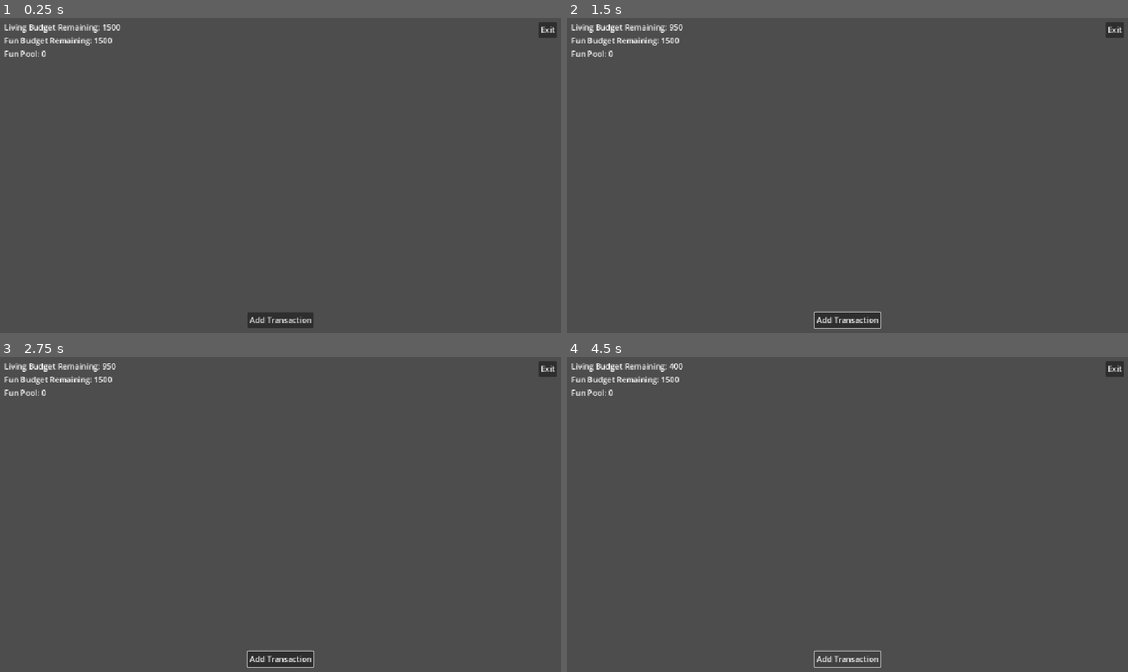
Above: before the commit, frames 1-4 (two rows, left to right).
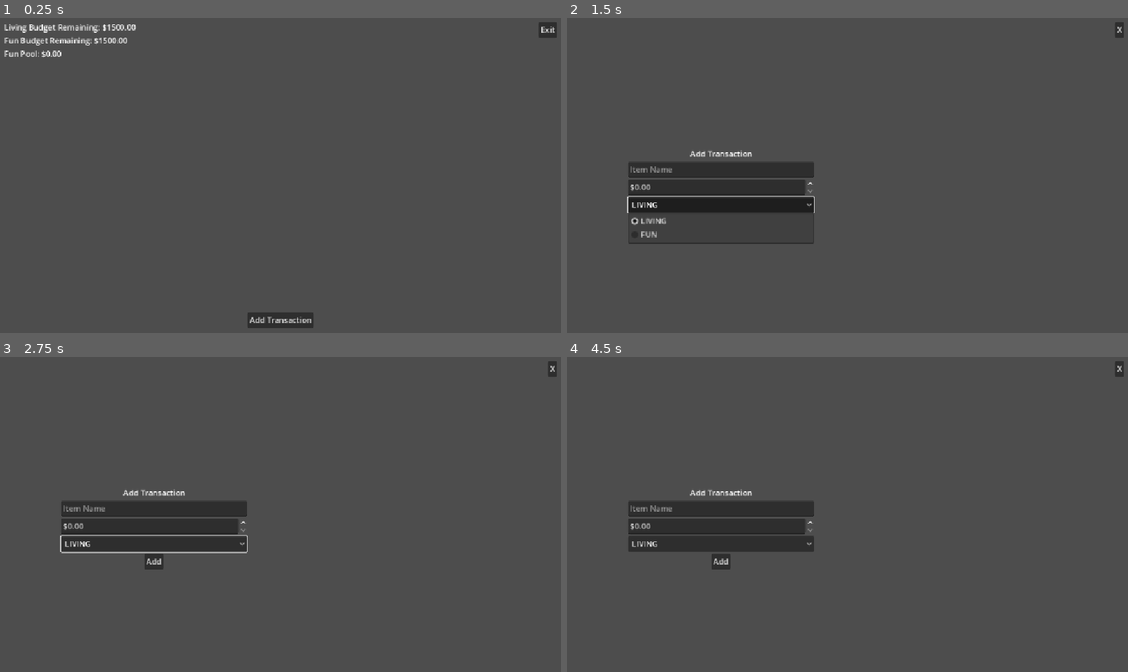
Above: after the commit, the same moments.

Repository: raymocao/booget-game
Game: Godot game, scene res://main.tscn
The game is run twice, just before and just after one commit, with the same random seed, the same clock (stepped at 60 frames per second) and the same inputs.
Inputs (mouse positions are in pixels of both pictures, inside the frame that each line leads up to):
- Up to frame 1 (0.25 s): no input
- Up to frame 2 (1.5 s): click "Add Transaction" at 0.5 s; click (718, 203) at 1.25 s, where only the run after the commit has a clickable "LIVING"
- Up to frame 3 (2.75 s): click (151, 561) at 2 s, where only the run after the commit has a clickable "Add"
- Up to frame 4 (4.5 s): click (1116, 369) at 2.75 s, where only the run after the commit has a clickable "X"; click (858, 520) at 3.5 s, where only the run before the commit has a clickable "Cancel"; click "Add Transaction" at 4.25 s

The runs differ from the first frame. In frame 1, 0.2% of the frame differs, in the area x 7-25%, y 2-13%; in frame 2, 6.4%, in the area x 0-99%, y 1-99%; in frame 3, 6.3%; in frame 4, 5.8%.

Commit message:
add add transaction functionality

Diff:
--- a/booget/hud.gd
+++ b/booget/hud.gd
@@ -5,6 +5,7 @@
 
 func _ready():
 	load_main_screen();
+	populate_categories();
 
 func load_main_screen():
 	$MainMarginContainer.show();
@@ -13,21 +14,29 @@
 	$MainMarginContainer/BudgetLabels/FP.show();
 	$MainMarginContainer/"Add Transaction".show();
 	$ExitMarginContainer.hide();
+	hide_menus();
+
+func hide_menus():
+	$MenuMarginContainer.hide();
+	$MenuMarginContainer/AddTransactionContainer.hide();
+
+func populate_categories():
+	for c in Main.BudgetCategory:
+		$MenuMarginContainer/AddTransactionContainer/VBoxContainer/CategoryOptionButton.add_item(c);
 
 func update_lb(num):
-	$MainMarginContainer/BudgetLabels/LB.text = "Living Budget Remaining: " + str(num);
+	$MainMarginContainer/BudgetLabels/LB.text = "Living Budget Remaining: $" + str("%0.2f" % num);
 
 func update_fb(num):
-	$MainMarginContainer/BudgetLabels/FB.text = "Fun Budget Remaining: " + str(num);
+	$MainMarginContainer/BudgetLabels/FB.text = "Fun Budget Remaining: $" + str("%0.2f" % num);
 
 func update_fp(num):
-	$MainMarginContainer/BudgetLabels/FP.text = "Fun Pool: " + str(num);
+	$MainMarginContainer/BudgetLabels/FP.text = "Fun Pool: $" + str("%0.2f" % num);
 
 func _on_add_transaction_pressed():
-	var transaction = Transaction.new();
-	transaction.transaction_amount = 550;
-	transaction.transaction_category = Main.BudgetCategory.LIVING;
-	add_transaction.emit(transaction);
+	$MainMarginContainer.hide();
+	$MenuMarginContainer.show();
+	$MenuMarginContainer/AddTransactionContainer.show();
 
 func _on_exit_pressed() -> void:
 	$MainMarginContainer.hide();
@@ -38,3 +47,13 @@
 
 func _on_exit_cancel_pressed() -> void:
 	load_main_screen();
+
+func _on_menu_close_button_pressed() -> void:
+	load_main_screen();
+
+func _on_confirm_transaction_button_pressed() -> void:
+	var transaction = Transaction.new();
+	transaction.transaction_name = $MenuMarginContainer/AddTransactionContainer/VBoxContainer/TransactionNameLineEdit.text
+	transaction.transaction_amount = $MenuMarginContainer/AddTransactionContainer/VBoxContainer/TransactionAmount.value;
+	transaction.transaction_category = Main.BudgetCategory.get($MenuMarginContainer/AddTransactionContainer/VBoxContainer/CategoryOptionButton.get_item_text($MenuMarginContainer/AddTransactionContainer/VBoxContainer/CategoryOptionButton.selected));
+	add_transaction.emit(transaction);
--- a/booget/hud.tscn
+++ b/booget/hud.tscn
@@ -1,6 +1,7 @@
-[gd_scene load_steps=2 format=3 uid="uid://7n2d3r8r2cg7"]
+[gd_scene load_steps=3 format=3 uid="uid://7n2d3r8r2cg7"]
 
 [ext_resource type="Script" uid="uid://h2qd0obe8jcf" path="res://hud.gd" id="1_64ctp"]
+[ext_resource type="Script" uid="uid://cokuux14hxsyf" path="res://transaction_amount.gd" id="2_64ctp"]
 
 [node name="HUD" type="CanvasLayer"]
 script = ExtResource("1_64ctp")
@@ -89,7 +90,73 @@
 size_flags_horizontal = 8
 text = "Cancel"
 
+[node name="MenuMarginContainer" type="MarginContainer" parent="."]
+visible = false
+anchors_preset = 15
+anchor_right = 1.0
+anchor_bottom = 1.0
+grow_horizontal = 2
+grow_vertical = 2
+theme_override_constants/margin_left = 12
+theme_override_constants/margin_top = 12
+theme_override_constants/margin_right = 12
+theme_override_constants/margin_bottom = 12
+
+[node name="AddTransactionContainer" type="Control" parent="MenuMarginContainer"]
+layout_mode = 2
+mouse_filter = 2
+
+[node name="VBoxContainer" type="VBoxContainer" parent="MenuMarginContainer/AddTransactionContainer"]
+layout_mode = 1
+anchors_preset = 8
+anchor_left = 0.5
+anchor_top = 0.5
+anchor_right = 0.5
+anchor_bottom = 0.5
+offset_left = -448.0
+offset_top = -39.0
+offset_right = -68.0
+offset_bottom = 97.0
+grow_horizontal = 2
+grow_vertical = 2
+
+[node name="AddTransactionLabel" type="Label" parent="MenuMarginContainer/AddTransactionContainer/VBoxContainer"]
+layout_mode = 2
+size_flags_horizontal = 4
+text = "Add Transaction"
+horizontal_alignment = 1
+
+[node name="TransactionNameLineEdit" type="LineEdit" parent="MenuMarginContainer/AddTransactionContainer/VBoxContainer"]
+layout_mode = 2
+size_flags_vertical = 4
+placeholder_text = "Item Name"
+
+[node name="TransactionAmount" type="SpinBox" parent="MenuMarginContainer/AddTransactionContainer/VBoxContainer"]
+layout_mode = 2
+max_value = 10000.0
+step = 0.01
+prefix = "$"
+script = ExtResource("2_64ctp")
+
+[node name="CategoryOptionButton" type="OptionButton" parent="MenuMarginContainer/AddTransactionContainer/VBoxContainer"]
+layout_mode = 2
+allow_reselect = true
+
+[node name="ConfirmTransactionButton" type="Button" parent="MenuMarginContainer/AddTransactionContainer/VBoxContainer"]
+layout_mode = 2
+size_flags_horizontal = 4
+size_flags_vertical = 4
+text = "Add"
+
+[node name="MenuCloseButton" type="Button" parent="MenuMarginContainer"]
+layout_mode = 2
+size_flags_horizontal = 8
+size_flags_vertical = 0
+text = "X"
+
 [connection signal="pressed" from="MainMarginContainer/Add Transaction" to="." method="_on_add_transaction_pressed"]
 [connection signal="pressed" from="MainMarginContainer/Exit" to="." method="_on_exit_pressed"]
 [connection signal="pressed" from="ExitMarginContainer/ExitVContainer/ExitHContainer/ExitConfirm" to="." method="_on_exit_confirm_pressed"]
 [connection signal="pressed" from="ExitMarginContainer/ExitVContainer/ExitHContainer/ExitCancel" to="." method="_on_exit_cancel_pressed"]
+[connection signal="pressed" from="MenuMarginContainer/AddTransactionContainer/VBoxContainer/ConfirmTransactionButton" to="." method="_on_confirm_transaction_button_pressed"]
+[connection signal="pressed" from="MenuMarginContainer/MenuCloseButton" to="." method="_on_menu_close_button_pressed"]
--- a/booget/player.gd
+++ b/booget/player.gd
@@ -1,7 +1,7 @@
 extends Node
 
-@export var living_budget = 1500;
-@export var fun_budget = 1500;
+@export var living_budget = 1500.00;
+@export var fun_budget = 1500.00;
 
 var living_budget_remaining = living_budget;
 var fun_budget_remaining = fun_budget;
--- /dev/null
+++ b/booget/transaction_amount.gd
@@ -0,0 +1,43 @@
+class_name FormatSpinBox extends SpinBox
+## from https://forum.godotengine.org/t/setting-spinbox-display-format-to-two-decimal-places/44550/7
+
+## A format field for numbers that allows for more control than [SpinBox].
+##
+## This can be used to, for example, always display values with a specific precision.
+## [code]%.2f[/code] will display floats with two decimal places.
+
+## A format string with a single specifier to display the box value.
+## See [method String.format] for more information on format strings.
+@export var format_string: String = "%0.2f"
+
+
+## Convenience initializer that sets [member format_string] to [param fstring] if set.
+func _init(fstring: String = "") -> void:
+	if not fstring.is_empty():
+		format_string = fstring
+
+
+# Connect the signal handlers required to make this work seamlessly.
+func _ready() -> void:
+	value_changed.connect(_on_value_changed, CONNECT_DEFERRED)
+	get_line_edit().focus_entered.connect(_on_focus_entered, CONNECT_DEFERRED)
+	get_line_edit().focus_exited.connect(_on_focus_exited, CONNECT_DEFERRED)
+
+	# Also, set this up initially
+	get_line_edit().text = (prefix + format_string + suffix) % value
+
+
+# This handler ensures the format is maintained while editing the field.
+func _on_value_changed(value: float) -> void:
+	get_line_edit().text = (prefix + format_string + suffix) % value
+
+
+# This handler ensures the format is retained when entering the field.
+func _on_focus_entered() -> void:
+	get_line_edit().text = format_string % value
+	get_line_edit().caret_column = get_line_edit().text.length()
+
+
+# This handler ensures the format is retained when exiting the field.
+func _on_focus_exited() -> void:
+	get_line_edit().text = (prefix + format_string + suffix) % value
Not shown, added: booget/transaction_amount.gd.uid
